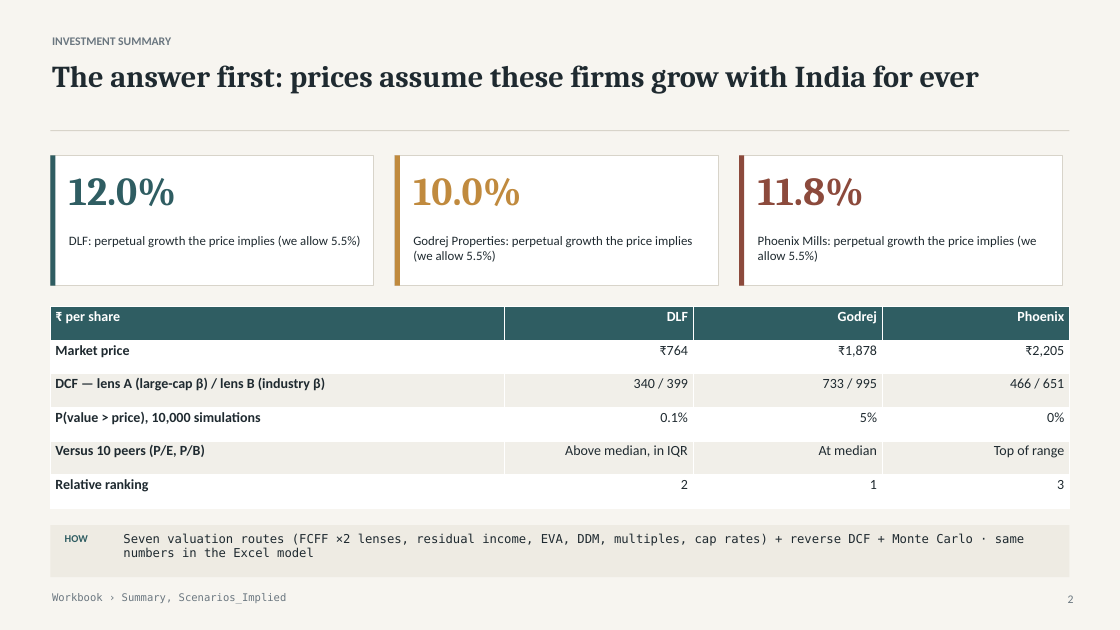
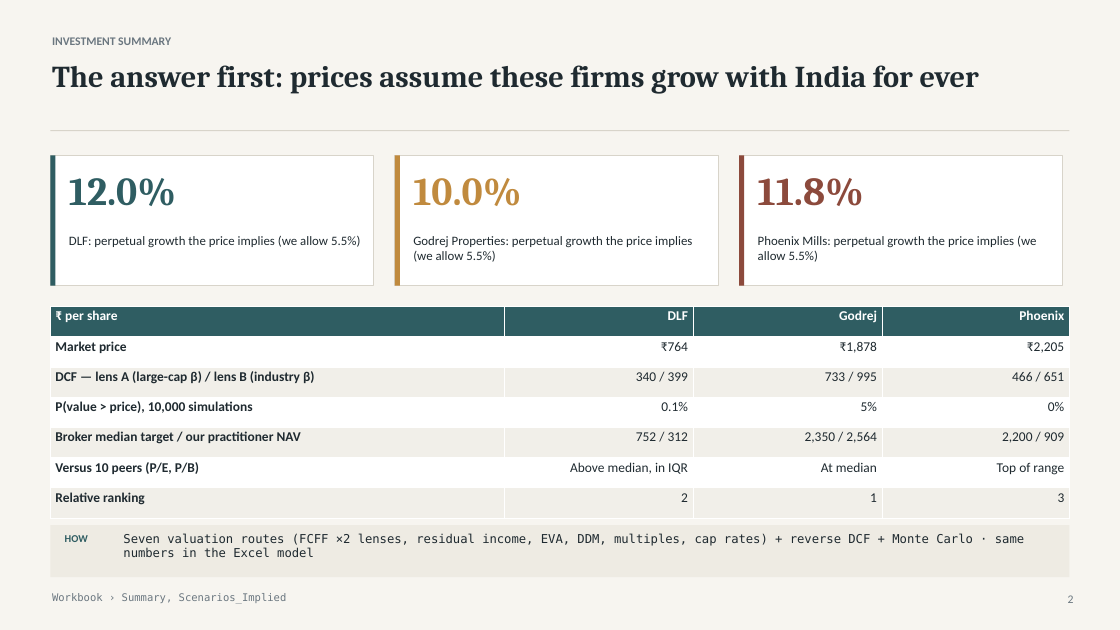
Before and after one commit to atharvaakz/BAAV, a slide deck: slide 2 of reports/ProjectBaav_Group27_Presentation.pptx. Drawn at 1120x630 pixels with LibreOffice and Linux fonts; fonts in the diff are those of the drawing. Boxes give left, top, right and bottom in pixels: in the first picture for what was removed or moved away, otherwise in the second. Text is boxed around its words. In the diff, an @@ line names an element or a change of style, - is before the commit and + after.

```diff
--- a/reports/ProjectBaav_Group27_Presentation.pptx
+++ b/reports/ProjectBaav_Group27_Presentation.pptx
@@ table at bbox=[50, 307, 1070, 518] @@
+row 5: Broker median target / our practitioner NAV | 752 / 312 | 2,350 / 2,564 | 2,200 / 909
```
Also in this commit, not shown: 2 other slides changed, 1 slide added, 8 other files.
